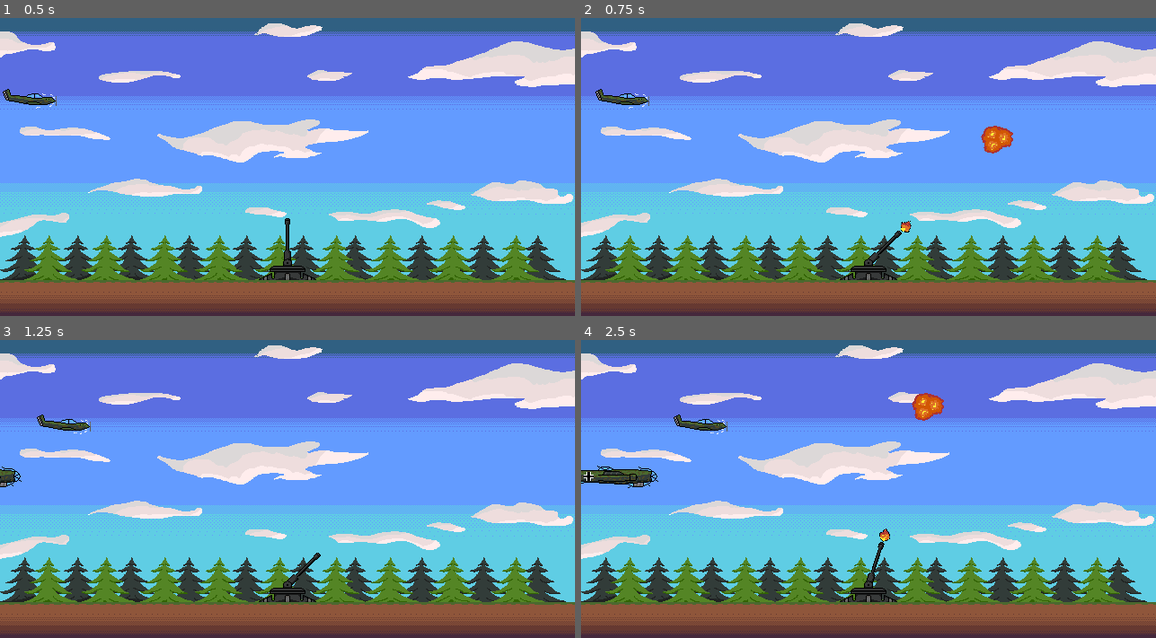
Above: before the commit, frames 1-4 (two rows, left to right).
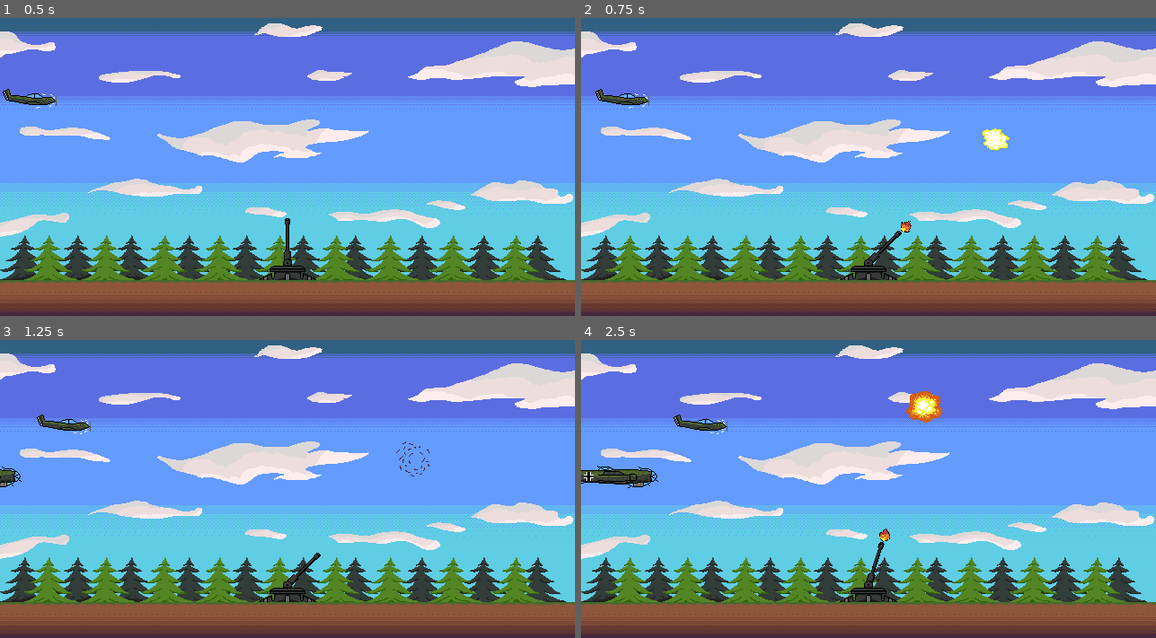
Above: after the commit, the same moments.

Repository: knyaz26/AA-Defence
Game: Godot game, scene res://game/main_map/main_map.tscn
Same seed, same stepped clock (60 frames per second), same inputs: the game is played once before the commit and once after it.
Inputs (mouse positions are in pixels of both pictures, inside the frame that each line leads up to):
- Up to frame 1 (0.5 s): no input
- Up to frame 2 (0.75 s): tap Enter at 0.5 s; move the mouse to (995, 137) at 0.52 s; click (995, 137) at 0.6 s
- Up to frame 3 (1.25 s): no input
- Up to frame 4 (2.5 s): move the mouse to (753, 491) at 1.27 s; click (753, 491) at 1.35 s; move the mouse to (926, 405) at 2.02 s; tap Enter at 2.1 s; click (926, 405) at 2.3 s

Frame 1 is identical in both runs. In frame 2, 0.4% of the frame differs, in the area x 69-76%, y 36-46%; in frame 3, less than 0.1%; in frame 4, 0.5%, in the area x 56-64%, y 17-28%.

Commit message:
updated graphical and logical part of explosion animation

Diff:
--- /dev/null
+++ b/game/explosion/explosion.gd
@@ -0,0 +1,17 @@
+extends StaticBody2D
+
+@onready var animated_sprite_2d: AnimatedSprite2D = $AnimatedSprite2D
+
+# Called when the node enters the scene tree for the first time.
+func _ready() -> void:
+	animated_sprite_2d.play("explosion")
+	pass # Replace witdh function body.
+
+
+# Called every frame. 'delta' is the elapsed time since the previous frame.
+func _process(delta: float) -> void:
+	pass
+
+
+func _on_animated_sprite_2d_animation_finished() -> void:
+	queue_free()
--- a/game/explosion/explosion.tscn
+++ b/game/explosion/explosion.tscn
@@ -1,14 +1,55 @@
-[gd_scene load_steps=3 format=3 uid="uid://1h4ancjc1mdt"]
+[gd_scene load_steps=11 format=3 uid="uid://1h4ancjc1mdt"]
 
-[ext_resource type="Texture2D" uid="uid://bb0tat57rqssr" path="res://game/explosion/sprite_explosion.png" id="1_nrrvw"]
+[ext_resource type="Script" path="res://game/explosion/explosion.gd" id="1_cwna4"]
+[ext_resource type="Texture2D" uid="uid://p2ali2kbyiby" path="res://game/explosion/animation_explosion1.png" id="1_nqgpf"]
+[ext_resource type="Texture2D" uid="uid://c6wcu32453vb0" path="res://game/explosion/animation_explosion2.png" id="2_vg8jm"]
+[ext_resource type="Texture2D" uid="uid://hvifp2uowydh" path="res://game/explosion/animation_explosion3.png" id="3_gyg48"]
+[ext_resource type="Texture2D" uid="uid://bp851cwbvx7nw" path="res://game/explosion/animation_explosion4.png" id="4_j22n4"]
+[ext_resource type="Texture2D" uid="uid://jh1u13ql55q8" path="res://game/explosion/animation_explosion5.png" id="5_el6p8"]
+[ext_resource type="Texture2D" uid="uid://jdy31tuyua3h" path="res://game/explosion/animation_explosion6.png" id="6_hwadk"]
+[ext_resource type="Texture2D" uid="uid://dgqofycqnpcxl" path="res://game/explosion/animation_explosion7.png" id="7_x33qv"]
 
 [sub_resource type="CircleShape2D" id="CircleShape2D_cr4xg"]
 radius = 20.0998
 
+[sub_resource type="SpriteFrames" id="SpriteFrames_l8hsc"]
+animations = [{
+"frames": [{
+"duration": 1.0,
+"texture": ExtResource("1_nqgpf")
+}, {
+"duration": 1.0,
+"texture": ExtResource("2_vg8jm")
+}, {
+"duration": 1.0,
+"texture": ExtResource("3_gyg48")
+}, {
+"duration": 1.0,
+"texture": ExtResource("4_j22n4")
+}, {
+"duration": 1.0,
+"texture": ExtResource("5_el6p8")
+}, {
+"duration": 1.0,
+"texture": ExtResource("6_hwadk")
+}, {
+"duration": 1.0,
+"texture": ExtResource("7_x33qv")
+}],
+"loop": false,
+"name": &"explosion",
+"speed": 10.0
+}]
+
 [node name="Node2D" type="StaticBody2D"]
-
-[node name="Sprite2D" type="Sprite2D" parent="."]
-texture = ExtResource("1_nrrvw")
+script = ExtResource("1_cwna4")
 
 [node name="CollisionShape2D" type="CollisionShape2D" parent="."]
 shape = SubResource("CircleShape2D_cr4xg")
+
+[node name="AnimatedSprite2D" type="AnimatedSprite2D" parent="."]
+sprite_frames = SubResource("SpriteFrames_l8hsc")
+animation = &"explosion"
+frame_progress = 0.677344
+
+[connection signal="animation_finished" from="AnimatedSprite2D" to="." method="_on_animated_sprite_2d_animation_finished"]
--- a/game/main_map/game.gd
+++ b/game/main_map/game.gd
@@ -3,7 +3,6 @@
 #links
 const SpriteFire = preload("res://game/aa/sprite_fire.gd")
 @onready var cooldown: Timer = $cooldown
-@onready var explosion_duration: Timer = $explosion_duration
 
 var scene_explosion = preload("res://game/explosion/explosion.tscn")
 var muzzle
@@ -34,9 +33,3 @@
 func explosion():
 	add_child(instance_explosion)
 	instance_explosion.position = get_global_mouse_position()
-	explosion_duration.start(0.5)
-
-#despawns explosion sprite.
-func _on_explosion_duration_timeout() -> void:
-	if instance_explosion != null:
-		instance_explosion.queue_free()
--- a/game/main_map/main_map.tscn
+++ b/game/main_map/main_map.tscn
@@ -26,8 +26,6 @@
 
 [node name="cooldown" type="Timer" parent="."]
 
-[node name="explosion_duration" type="Timer" parent="."]
-
 [node name="Node2D" parent="." instance=ExtResource("4_s8hwi")]
 position = Vector2(10, 121)
 
@@ -35,4 +33,3 @@
 position = Vector2(-95, 177)
 
 [connection signal="timeout" from="cooldown" to="." method="_on_cooldown_timeout"]
-[connection signal="timeout" from="explosion_duration" to="." method="_on_explosion_duration_timeout"]
Binary file added: game/explosion/animation_explosion1.png
Not shown, added: game/explosion/animation_explosion1.png.import
Binary file added: game/explosion/animation_explosion2.png
Not shown, changed: game/explosion/animation_explosion2.png.import
Binary file added: game/explosion/animation_explosion3.png
Not shown, added: game/explosion/animation_explosion3.png.import
Binary file added: game/explosion/animation_explosion4.png
Not shown, added: game/explosion/animation_explosion4.png.import
Binary file added: game/explosion/animation_explosion5.png
Not shown, added: game/explosion/animation_explosion5.png.import
Binary file added: game/explosion/animation_explosion6.png
Not shown, added: game/explosion/animation_explosion6.png.import
(and 3 more such lines)
